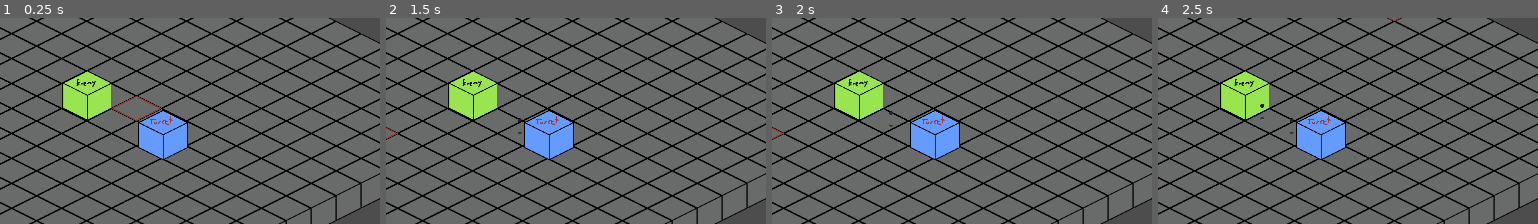
Above: before the commit, frames 1-4 (left to right).
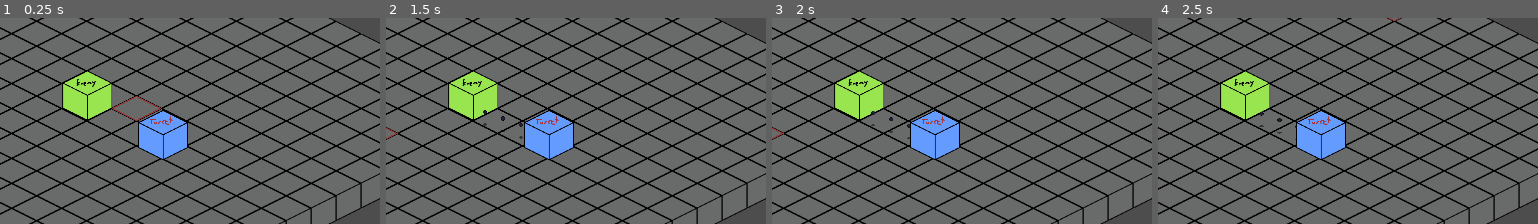
Above: after the commit, the same moments.

Repository: robert-brosh23/SpookyTowerDefense
Game: Godot game, scene res://main/main.tscn
Two runs of this game, one before a commit and one after it. Both use one fixed random seed, a clock stepped at 60 frames per second and the inputs below.
Inputs (mouse positions are % of the whole screen's width and height, from its top left):
- Up to frame 1 (0.25 s): no input
- Up to frame 2 (1.5 s): tap Enter at 0.5 s; move the mouse to (73, 42) at 0.52 s; tap Space at 1.25 s; move the mouse to (29, 52) at 1.27 s
- Up to frame 3 (2 s): no input
- Up to frame 4 (2.5 s): tap Enter at 2 s; move the mouse to (60, 23) at 2.02 s
The pictures show only the part of the screen within x 32-82%, y 25-75%; the shares and areas given below are measured in that part.

Frame 1 is identical in both runs. In frame 2, 0.1% of the frame differs, in the area x 25-37%, y 44-59%; in frame 3, less than 0.1%; in frame 4, 0.1%, in the area x 26-37%, y 41-60%.

Commit message:
forgot to add

Diff:
--- a/turret/bullet/bullet.gd
+++ b/turret/bullet/bullet.gd
@@ -1,6 +1,6 @@
 class_name Bullet extends Node2D
 
-const SPEED := 100.0
+const DEFAULT_SPEED := 100.0
 const time_to_live = 4.0
 
 @export var shadow : Sprite2D
@@ -8,15 +8,17 @@
 
 var base_layer : TileMapLayer
 var direction := 0.0
+var speed : float
 
-static func spawn_bullet(bullet_direction: float) -> Bullet:
+static func spawn_bullet(bullet_direction: float, bullet_speed: float = DEFAULT_SPEED) -> Bullet:
 	var bullet_scene = preload("res://turret/bullet/bullet.tscn")
 	var bullet : Bullet = bullet_scene.instantiate()
 	bullet.direction = bullet_direction
+	bullet.speed = bullet_speed
 	return bullet
 
 func _physics_process(delta: float) -> void:
-	position += delta * SPEED * Vector2(cos(direction),sin(direction) * 0.5)
+	position += delta * speed * Vector2(cos(direction),sin(direction) * 0.5)
 
 	if base_layer != null:
 		if base_layer.get_cell_source_id(base_layer.local_to_map(global_position + Vector2(0, 60))) == -1:
--- a/turret/turret.gd
+++ b/turret/turret.gd
@@ -1,6 +1,8 @@
 class_name Turret extends Node2D
 
 @export var shot_cooldown : float = 1.0
+@export_range(0, 2.0 * PI) var shot_direction: float
+@export var shot_speed : float = 200.0
 
 var timer: Timer
 
@@ -13,9 +15,8 @@
 	timer.start()
 
 func _on_timer_timeout():
-	var direction := 5.0 * PI / 4.0
-	var bullet = Bullet.spawn_bullet(direction)
+	var bullet = Bullet.spawn_bullet(shot_direction, shot_speed)
 	var offset = 50.0
-	bullet.position += offset * Vector2(cos(direction), sin(direction) / 2)
+	bullet.position += offset * Vector2(cos(shot_direction), sin(shot_direction) / 2)
 	add_child(bullet)
 	timer.start()
--- a/turret/turret.tscn
+++ b/turret/turret.tscn
@@ -6,6 +6,8 @@
 [node name="Turret" type="Node2D"]
 y_sort_enabled = true
 script = ExtResource("1_2876l")
+shot_cooldown = 0.25
+shot_direction = 3.765
 
 [node name="Sprite2D" type="Sprite2D" parent="."]
 texture = ExtResource("1_vfthy")
